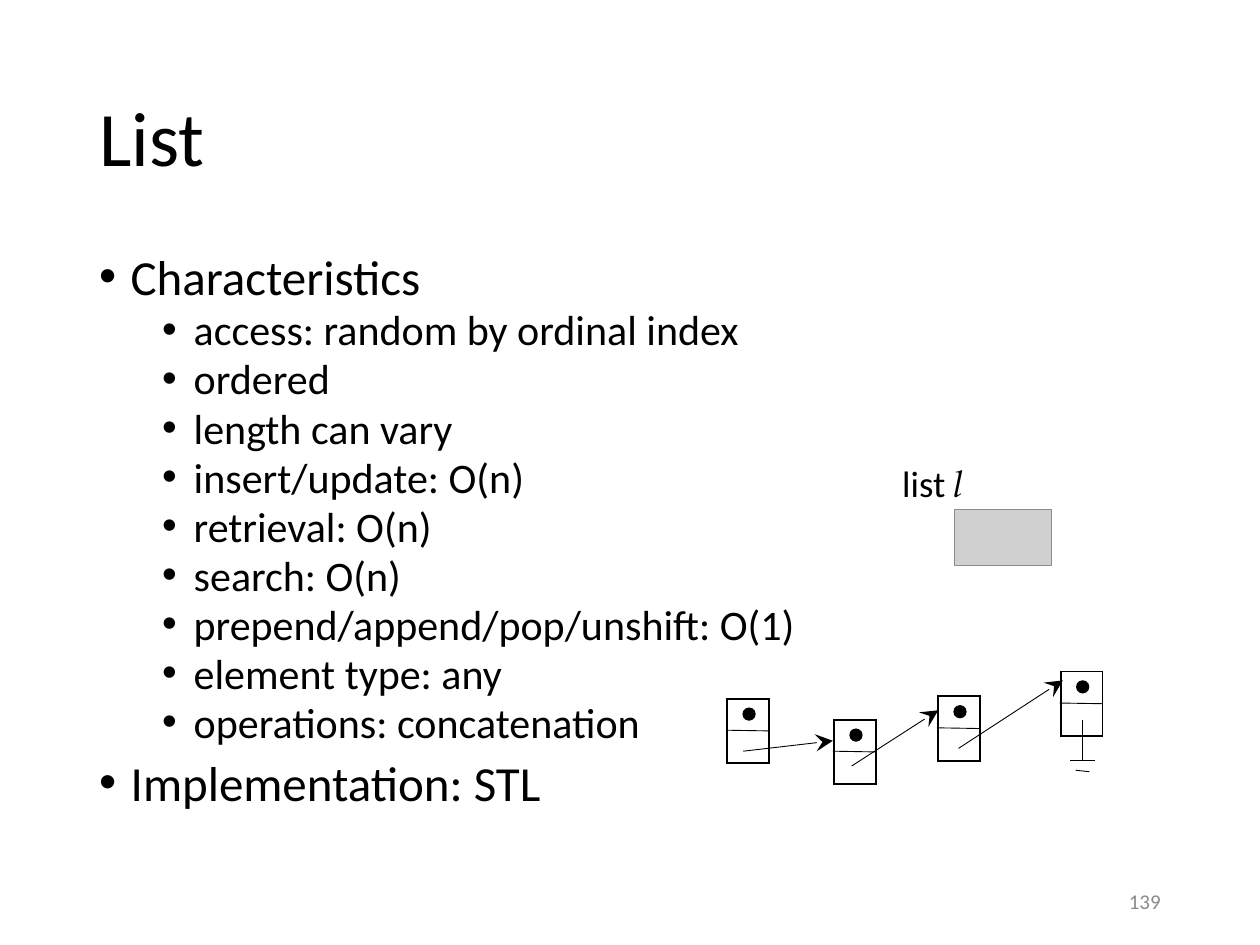
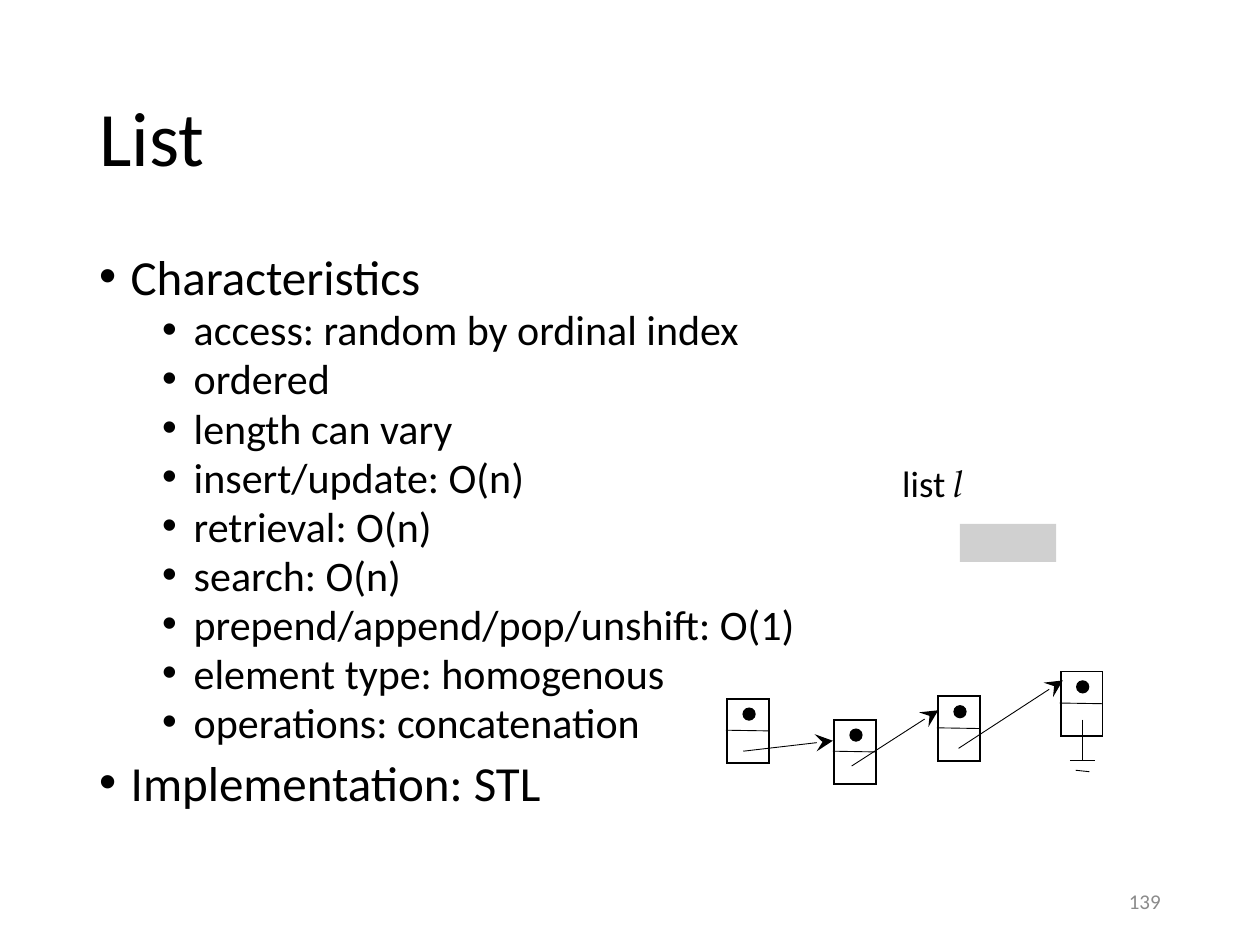
Before and after one commit to gjbex/training-material, a slide deck: slide 139 of CPlusPlus/scientific_cpp.pptx. Drawn at 1260x945 pixels with LibreOffice and Linux fonts; fonts in the diff are those of the drawing; grey boxes stand for pictures. Boxes give left, top, right and bottom in pixels: in the first picture for what was removed or moved away, otherwise in the second. Text is boxed around its words. In the diff, an @@ line names an element or a change of style, - is before the commit and + after.

Commit message:
Fix typos in container section

```diff
--- a/CPlusPlus/scientific_cpp.pptx
+++ b/CPlusPlus/scientific_cpp.pptx
@@ picture: place and size @@
-picture at [955, 510, 1052, 566]
+picture at [960, 524, 1056, 562]
@@ text at [194, 659, 664, 697]: text changed @@
-  • element type: any
+  • element type: homogenous
```
Also in this commit, not shown: 9 other slides changed.
